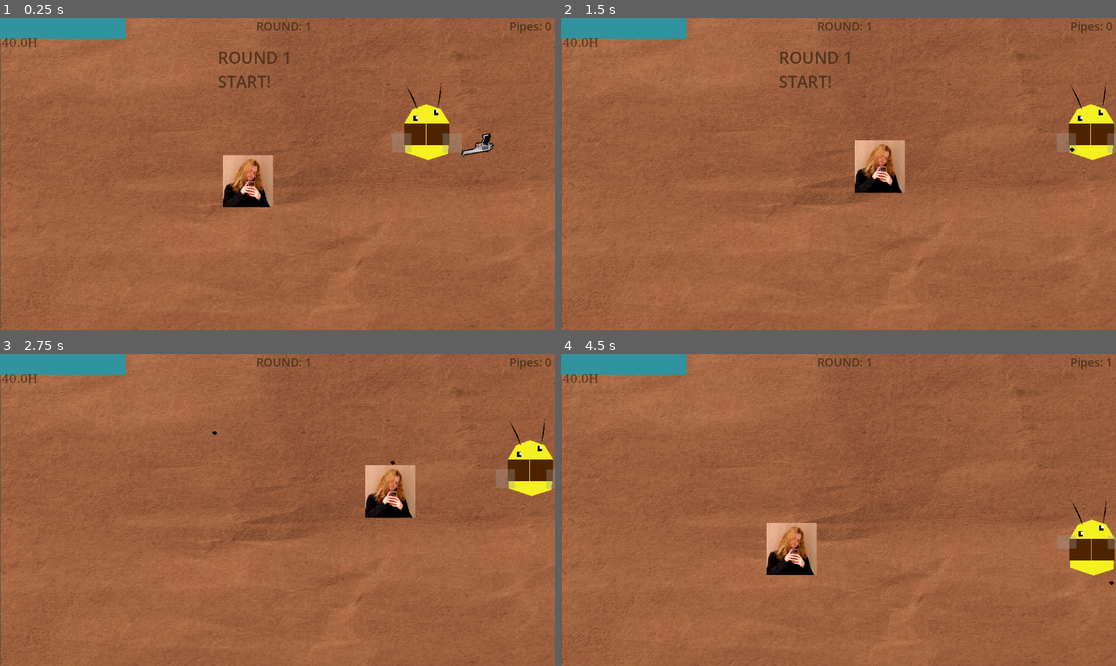
Above: before the commit, frames 1-4 (two rows, left to right).
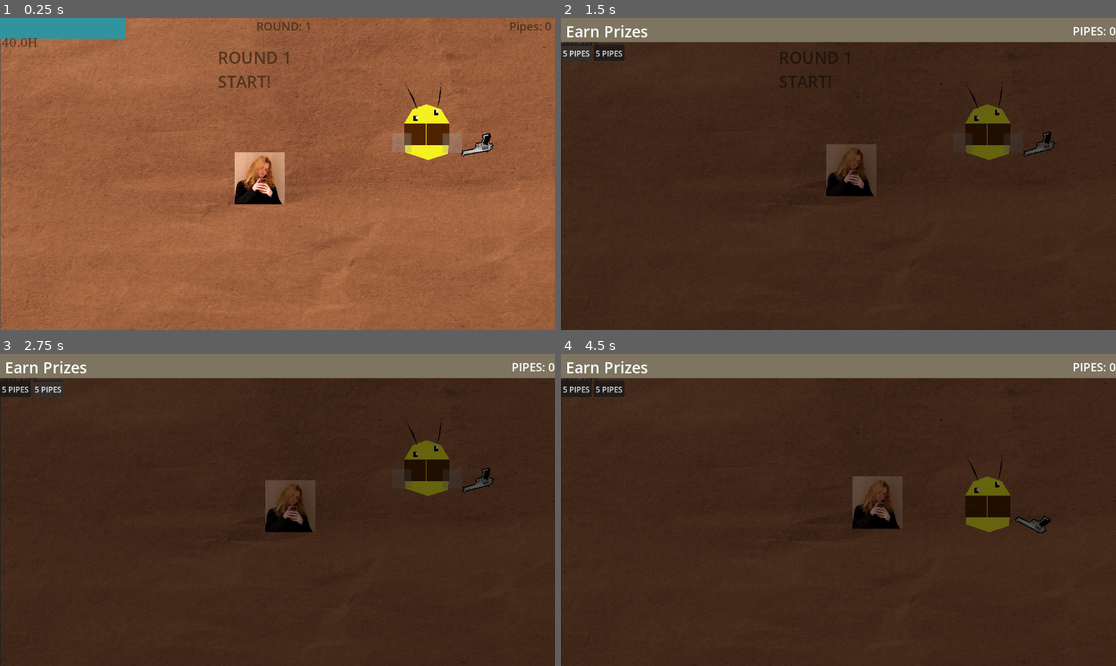
Above: after the commit, the same moments.

Repository: omarwaelppmm-a11y/real-dot
Game: Godot game, scene res://main.tscn
Two runs of this game, one before a commit and one after it. Both use one fixed random seed, a clock stepped at 60 frames per second and the inputs below.
Inputs (mouse positions are in pixels of both pictures, inside the frame that each line leads up to):
- Up to frame 1 (0.25 s): no input
- Up to frame 2 (1.5 s): tap Enter at 0.5 s; move the mouse to (960, 158) at 0.52 s; hold Right (ui_right) 0.53-1.25 s; hold Tab (toggle_shop, bound only after the commit) 0.53-1.25 s; click (960, 158) at 0.67 s; click (577, 52) at 1.25 s, where only the run after the commit has a clickable "5 PIPES"
- Up to frame 3 (2.75 s): click (49, 388) at 2 s, where only the run after the commit has a clickable "5 PIPES"
- Up to frame 4 (4.5 s): move the mouse to (727, 525) at 2.77 s; hold Down (ui_down) 2.78-3.53 s; click (727, 525) at 2.85 s; tap Tab (toggle_shop, bound only after the commit) at 3.02, 3.05, 3.32 s; move the mouse to (894, 441) at 3.52 s; hold Right (ui_right) 3.53-4.28 s; hold Tab (toggle_shop, bound only after the commit) 3.53-4.28 s; tap Alt at 3.6 s; move the mouse to (810, 572) at 4.27 s; hold Up (ui_up) from 4.28 s (still down); tap Shift at 4.35 s; click (810, 572) at 4.42 s

The runs differ from the first frame. In frame 1, 2.5% of the frame differs, in the area x 2-100%, y 0-100%; in frame 2, 100%; in frame 3, 100%; in frame 4, 100%, in the area x 0-100%, y 0-100%.
Error after the commit: Invalid access to property or key 'pipes' on a base object of type 'CharacterBody2D (player.gd)'. (res://shop_ui.gd:45)

Commit message:
Shop
adding shop but it is so hard to mimic the idea in my mind i think i will go with something else if that failed but let's just continue.

Diff:
--- a/enemy.gd
+++ b/enemy.gd
@@ -1,6 +1,6 @@
 extends CharacterBody2D
 
-@export var speed: float = 120.0
+@export var speed: float = 220.0
 @export var damage_per_second: float = 20.0
 @export var max_health: float = 30.0
 
--- a/enemy.tscn
+++ b/enemy.tscn
@@ -3,11 +3,11 @@
 [ext_resource type="Script" uid="uid://05qd8d1jembv" path="res://enemy.gd" id="1_4gyqm"]
 [ext_resource type="Texture2D" uid="uid://bc7p8lva7qy67" path="res://Assets/Screenshot 2026-06-08 015410.png" id="2_4gyqm"]
 
-[sub_resource type="CircleShape2D" id="CircleShape2D_iifgy"]
-radius = 43.0
+[sub_resource type="RectangleShape2D" id="RectangleShape2D_4gyqm"]
+size = Vector2(93, 98)
 
-[sub_resource type="CircleShape2D" id="CircleShape2D_4gyqm"]
-radius = 44.011364
+[sub_resource type="RectangleShape2D" id="RectangleShape2D_qi2p4"]
+size = Vector2(97.5, 104)
 
 [node name="Enemy" type="CharacterBody2D" unique_id=1571408113]
 script = ExtResource("1_4gyqm")
@@ -18,11 +18,12 @@
 texture = ExtResource("2_4gyqm")
 
 [node name="CollisionShape2D" type="CollisionShape2D" parent="." unique_id=1674322723]
-position = Vector2(-1, 1)
-shape = SubResource("CircleShape2D_iifgy")
+position = Vector2(-1.5, 1)
+shape = SubResource("RectangleShape2D_4gyqm")
 
 [node name="Hitbox" type="Area2D" parent="." unique_id=2069767108]
+position = Vector2(-47, -10)
 
 [node name="CollisionShape2D" type="CollisionShape2D" parent="Hitbox" unique_id=2127507143]
-position = Vector2(-1, 1)
-shape = SubResource("CircleShape2D_4gyqm")
+position = Vector2(45.75, 12)
+shape = SubResource("RectangleShape2D_qi2p4")
--- a/main.tscn
+++ b/main.tscn
@@ -4,6 +4,7 @@
 [ext_resource type="PackedScene" uid="uid://dqjfbc4duoli" path="res://player.tscn" id="2_h2yge"]
 [ext_resource type="Script" uid="uid://crm2fs8siwfof" path="res://game_over_screen.gd" id="3_h2yge"]
 [ext_resource type="Texture2D" uid="uid://bp31gun0xrali" path="res://Assets/back.png" id="4_1bvp3"]
+[ext_resource type="Script" uid="uid://6y2xgucyd1xn" path="res://shop_ui.gd" id="5_7mycd"]
 [ext_resource type="Script" uid="uid://cvd8krreyt2nu" path="res://EnemySpawner.gd" id="5_lquwl"]
 
 [sub_resource type="WorldBoundaryShape2D" id="WorldBoundaryShape2D_0xm2m"]
@@ -72,6 +73,11 @@
 cache/0/24/0/underline_thickness = 0.0
 cache/0/24/0/scale = 1.0
 
+[sub_resource type="StyleBoxFlat" id="StyleBoxFlat_7mycd"]
+content_margin_left = 10.0
+content_margin_top = 5.0
+bg_color = Color(0.49019608, 0.45882353, 0.3764706, 1)
+
 [node name="Main" type="Node2D" unique_id=1658041836]
 
 [node name="PaperBackground" type="TextureRect" parent="." unique_id=186100391]
@@ -82,7 +88,7 @@
 anchor_bottom = 1.0
 offset_left = 1.0
 offset_top = -7.0
-offset_right = 1178.0
+offset_right = 1154.0
 offset_bottom = 660.0
 grow_horizontal = 2
 grow_vertical = 2
@@ -238,6 +244,81 @@
 theme_override_font_sizes/font_size = 34
 text = "ROUND 1 START"
 
+[node name="ShopUI" type="Control" parent="CanvasLayer" unique_id=1814764403]
+layout_mode = 3
+anchors_preset = 15
+anchor_right = 1.0
+anchor_bottom = 1.0
+grow_horizontal = 2
+grow_vertical = 2
+script = ExtResource("5_7mycd")
+
+[node name="ColorRect" type="ColorRect" parent="CanvasLayer/ShopUI" unique_id=897694658]
+layout_mode = 1
+anchors_preset = 15
+anchor_right = 1.0
+anchor_bottom = 1.0
+grow_horizontal = 2
+grow_vertical = 2
+color = Color(0, 0, 0, 0.5882353)
+
+[node name="VBoxContainer" type="VBoxContainer" parent="CanvasLayer/ShopUI" unique_id=904581540]
+layout_mode = 1
+anchors_preset = 15
+anchor_right = 1.0
+anchor_bottom = 1.0
+grow_horizontal = 2
+grow_vertical = 2
+
+[node name="PanelContainer" type="PanelContainer" parent="CanvasLayer/ShopUI/VBoxContainer" unique_id=570852654]
+layout_mode = 2
+theme_override_styles/panel = SubResource("StyleBoxFlat_7mycd")
+
+[node name="HBoxContainer" type="HBoxContainer" parent="CanvasLayer/ShopUI/VBoxContainer/PanelContainer" unique_id=110833787]
+layout_mode = 2
+
+[node name="TitleLabel" type="Label" parent="CanvasLayer/ShopUI/VBoxContainer/PanelContainer/HBoxContainer" unique_id=318963536]
+layout_mode = 2
+size_flags_horizontal = 3
+theme_override_colors/font_color = Color(1, 1, 1, 1)
+theme_override_font_sizes/font_size = 32
+text = "Earn Prizes"
+
+[node name="PipeDisplayLabel" type="Label" parent="CanvasLayer/ShopUI/VBoxContainer/PanelContainer/HBoxContainer" unique_id=17142717]
+layout_mode = 2
+theme_override_colors/font_shadow_color = Color(0, 0, 0, 0)
+theme_override_font_sizes/font_size = 24
+text = "PIPES: 0"
+
+[node name="HBoxContainer2" type="HBoxContainer" parent="CanvasLayer/ShopUI/VBoxContainer" unique_id=470039707]
+layout_mode = 2
+
+[node name="card1" type="PanelContainer" parent="CanvasLayer/ShopUI/VBoxContainer/HBoxContainer2" unique_id=1239183716]
+layout_mode = 2
+
+[node name="VBoxContainer" type="VBoxContainer" parent="CanvasLayer/ShopUI/VBoxContainer/HBoxContainer2/card1" unique_id=452926923]
+layout_mode = 2
+
+[node name="ColorRect" type="ColorRect" parent="CanvasLayer/ShopUI/VBoxContainer/HBoxContainer2/card1/VBoxContainer" unique_id=220848057]
+layout_mode = 2
+
+[node name="BuyFireRate" type="Button" parent="CanvasLayer/ShopUI/VBoxContainer/HBoxContainer2/card1/VBoxContainer" unique_id=394695033]
+layout_mode = 2
+text = "Fire Rate"
+
+[node name="card2" type="PanelContainer" parent="CanvasLayer/ShopUI/VBoxContainer/HBoxContainer2" unique_id=1558564028]
+layout_mode = 2
+
+[node name="VBoxContainer" type="VBoxContainer" parent="CanvasLayer/ShopUI/VBoxContainer/HBoxContainer2/card2" unique_id=1370348448]
+layout_mode = 2
+
+[node name="ColorRect" type="ColorRect" parent="CanvasLayer/ShopUI/VBoxContainer/HBoxContainer2/card2/VBoxContainer" unique_id=1418472572]
+layout_mode = 2
+
+[node name="BuyDamage" type="Button" parent="CanvasLayer/ShopUI/VBoxContainer/HBoxContainer2/card2/VBoxContainer" unique_id=634957904]
+layout_mode = 2
+text = "Damage"
+
 [node name="EnemySpawner" type="Node2D" parent="." unique_id=1488771905]
 script = ExtResource("5_lquwl")
 enemy_scene = ExtResource("1_0xm2m")
--- a/player.tscn
+++ b/player.tscn
@@ -5,7 +5,7 @@
 [ext_resource type="PackedScene" uid="uid://dhc0jq8wekjon" path="res://gun.tscn" id="3_i3pqv"]
 
 [sub_resource type="CircleShape2D" id="CircleShape2D_hqtel"]
-radius = 58.549126
+radius = 48.0
 
 [node name="Player" type="CharacterBody2D" unique_id=109719056]
 script = ExtResource("1_onrkg")
@@ -51,7 +51,7 @@
 color = Color(0.61960787, 0.61960787, 0.61960787, 0.3254902)
 
 [node name="CollisionShape2D" type="CollisionShape2D" parent="." unique_id=5090434]
-position = Vector2(-11, -4)
+position = Vector2(-1, 3)
 shape = SubResource("CircleShape2D_hqtel")
 
 [node name="eye right" type="ColorRect" parent="." unique_id=1050227634]
--- a/project.godot
+++ b/project.godot
@@ -31,6 +31,11 @@
 "events": [Object(InputEventMouseButton,"resource_local_to_scene":false,"resource_name":"","device":-1,"window_id":0,"a …(253 unchanged characters)…
 ]
 }
+toggle_shop={
+"deadzone": 0.2,
+"events": [Object(InputEventKey,"resource_local_to_scene":false,"resource_name":"","device":-1,"window_id":0,"alt_pressed":false,"shift_pressed":false,"ctrl_pressed":false,"meta_pressed":false,"pressed":false,"keycode":0,"physical_keycode":4194306,"key_label":0,"unicode":0,"location":0,"echo":false,"script":null)
+]
+}
 
 [physics]
 
--- /dev/null
+++ b/shop_ui.gd
@@ -0,0 +1,58 @@
+extends Control
+
+@onready var pipe_display_label: Label = get_node("VBoxContainer/PanelContainer/HBoxContainer/PipeDisplayLabel")
+@onready var buy_fire_rate_btn: Button = get_node("VBoxContainer/HBoxContainer2/card1/VBoxContainer/BuyFireRate")
+@onready var buy_damage_btn: Button = get_node("VBoxContainer/HBoxContainer2/card2/VBoxContainer/BuyDamage")
+
+var player: CharacterBody2D = null
+var gun: Node2D = null
+
+var fire_rate_cost: int = 5
+var damage_cost: int = 5
+
+func _ready() -> void:
+	hide()
+	process_mode = Node.PROCESS_MODE_ALWAYS
+	buy_fire_rate_btn.pressed.connect(_on_buy_fire_rate)
+	buy_damage_btn.pressed.connect(_on_buy_damage)
+
+func _input(event: InputEvent) -> void:
+	if event.is_action_pressed("toggle_shop"):
+		toggle_shop()
+
+func toggle_shop() -> void:
+	if visible:
+		hide()
+		get_tree().paused = false
+	else:
+		player = get_node_or_null("/root/Main/Player")
+		if is_instance_valid(player):
+			gun = player.get_node_or_null("Gun")
+
+		update_shop_ui()
+		show()
+		get_tree().paused = true
+
+func update_shop_ui() -> void:
+	if is_instance_valid(player) and "pipes" in player:
+		pipe_display_label.text = "PIPES: " + str(player.pipes)
+
+	buy_fire_rate_btn.text = str(fire_rate_cost) + " PIPES"
+	buy_damage_btn.text = str(damage_cost) + " PIPES"
+
+func _on_buy_fire_rate() -> void:
+	if not is_instance_valid(player) or not is_instance_valid(gun): return
+	if player.pipes >= fire_rate_cost:
+		player.pipes -= fire_rate_cost
+		gun.fire_rate = max(0.04, gun.fire_rate - 0.02)
+		fire_rate_cost = int(fire_rate_cost * 1.5)
+		update_shop_ui()
+
+func _on_buy_damage() -> void:
+	if not is_instance_valid(player) or not is_instance_valid(gun): return
+	if player.pipes >= damage_cost:
+		player.pipes -= damage_cost
+		if "damage" in gun:
+			gun.damage += 5.0
+		damage_cost = int(damage_cost * 1.5)
+		update_shop_ui()
Not shown, added: shop_ui.gd.uid
